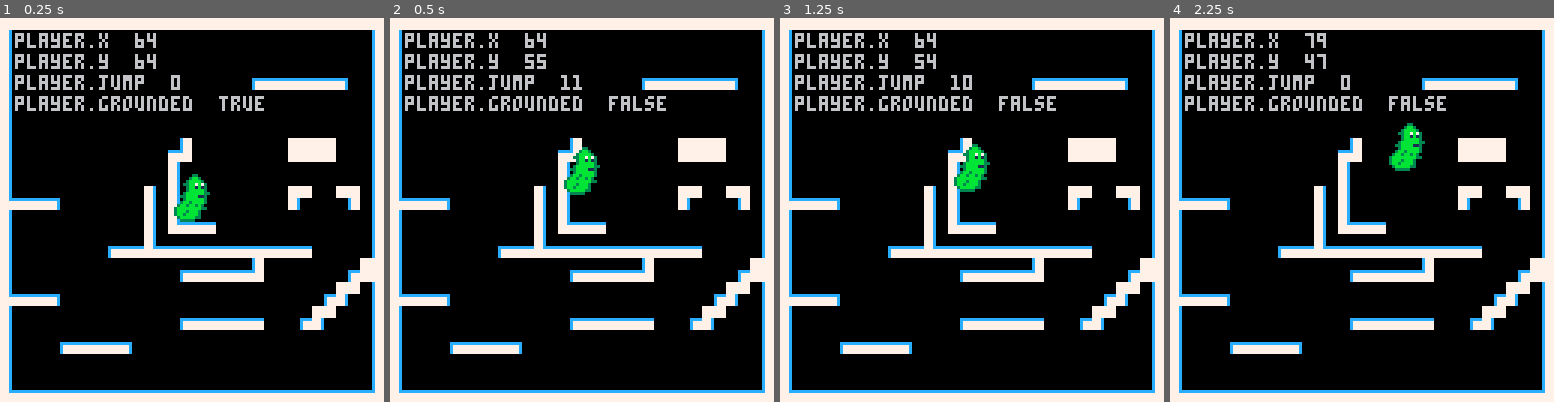
Above: before the commit, frames 1-4 (left to right).
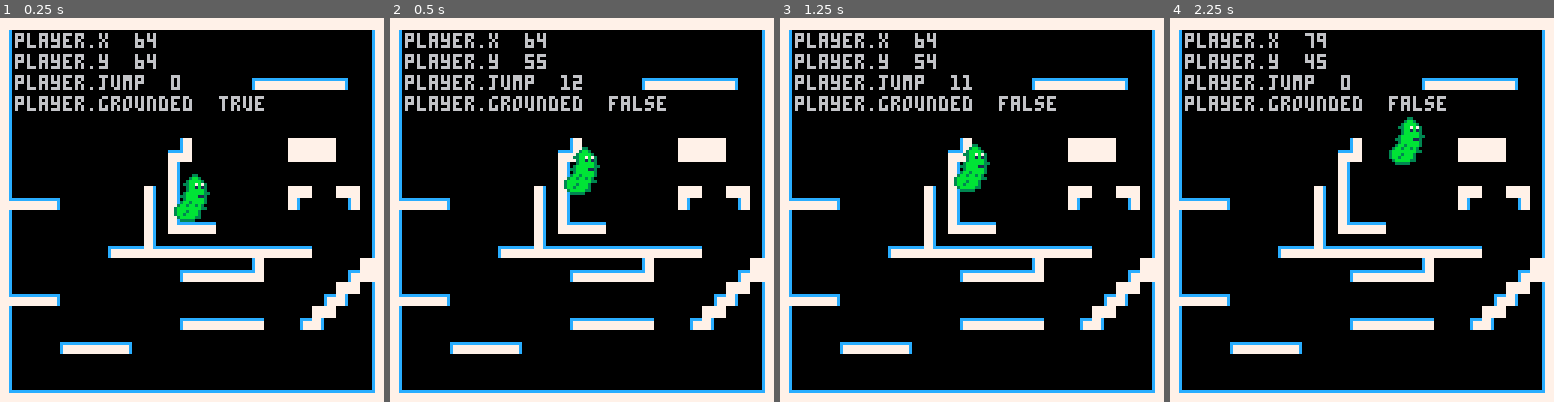
Above: after the commit, the same moments.

Repository: Niarkou/Open-jam-2018
Game: PICO-8 cartridge Openjam2018.p8
The game is run twice, just before and just after one commit, with the same random seed, the same clock (stepped at 60 frames per second) and the same inputs.
Inputs:
- Up to frame 1 (0.25 s): no input
- Up to frame 2 (0.5 s): tap X (X key) at 0.33 s
- Up to frame 3 (1.25 s): tap X (X key) at 1.07 s
- Up to frame 4 (2.25 s): hold Right 1.6-2.1 s; tap X (X key) at 1.85 s; hold Up from 2.15 s (still down)

Frame 1 is identical in both runs. In frame 2, less than 0.1% of the frame differs, in the area x 47-50%, y 14-18%; in frame 3, less than 0.1%; in frame 4, 0.6%, in the area x 38-67%, y 10-40%.

Commit message:
function jump (btn2 or btn 5)

Diff:
--- a/Openjam2018.p8
+++ b/Openjam2018.p8
@@ -1,6 +1,15 @@
 pico-8 cartridge // http://www.pico-8.com
 version 16
 __lua__
+
+--
+-- usefull functions
+--
+
+function jump()
+    if btn(2) or btn(5) then
+        return true end
+end
 
 --
 -- standard pico-8 workflow
@@ -42,7 +51,7 @@
         player.jump -= 1
     end
 
-    if btnp(5) and player.grounded == true then
+    if jump() and player.grounded == true then
         player.jump = 20
      --elseif btn(3) then
          --new_y += player.spd
@@ -57,7 +66,7 @@
     if not wall_area(player.x, new_y, 4, 4) then
         player.grounded = false
         player.y = new_y -- new_y is ok!
-    elseif not btn(5) then player.grounded = true
+    elseif not btn(2) and not btn(5) then player.grounded = true
     end
 end
 
